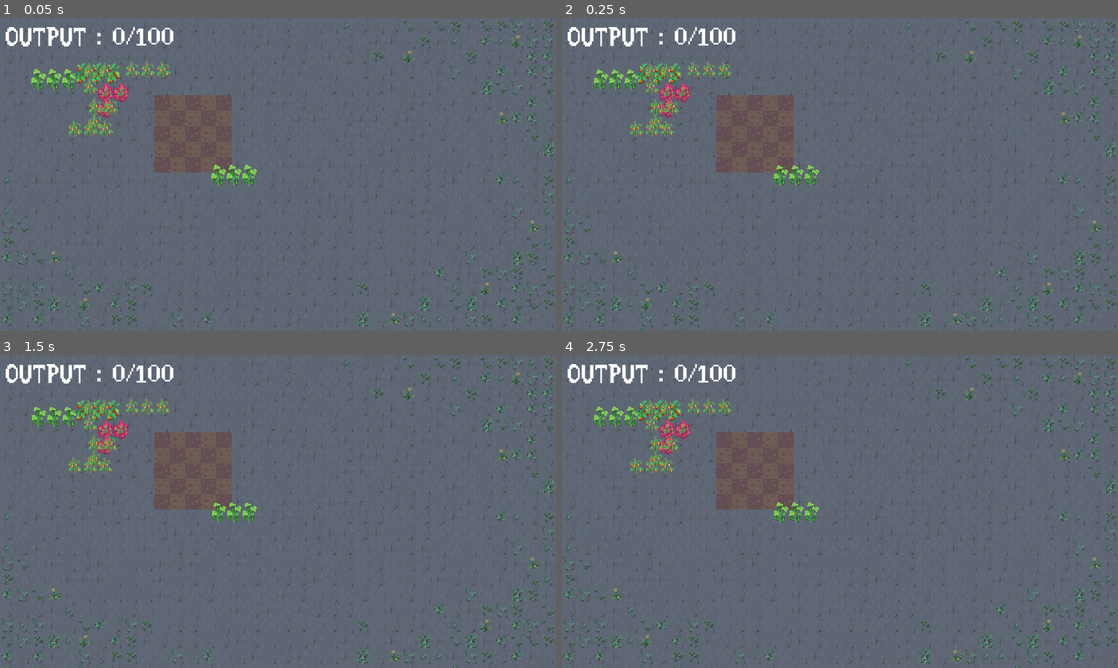
Above: before the commit, frames 1-4 (two rows, left to right).
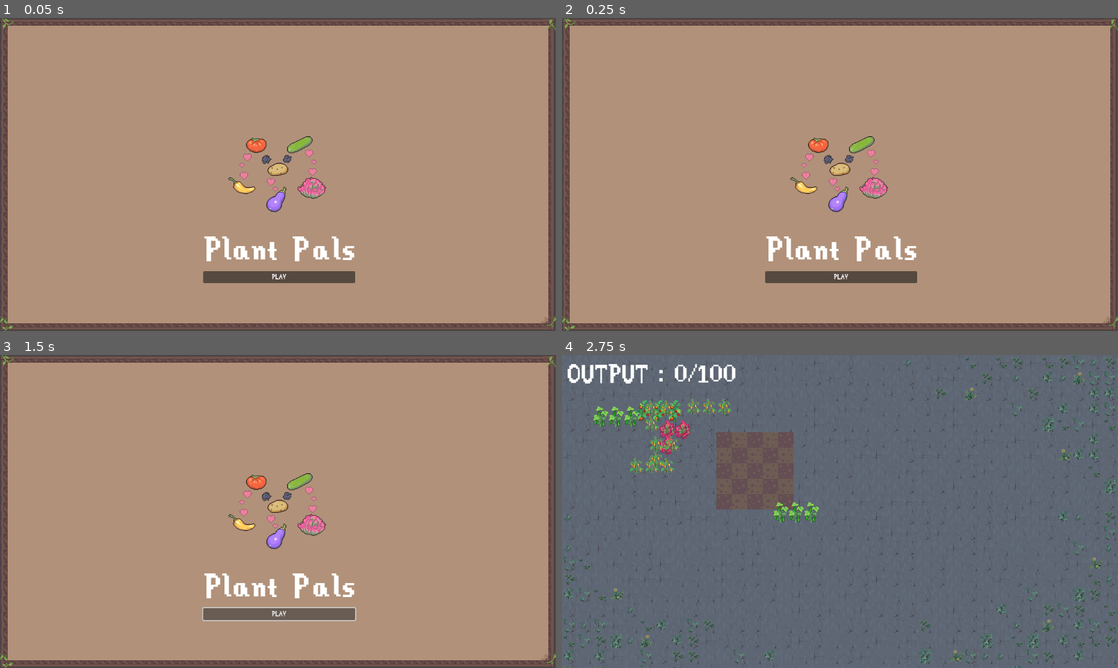
Above: after the commit, the same moments.

Repository: Ihmayor/Growup_GameJam_2025
Game: Godot game, scene res://scenes/start_scene.tscn
The game is run twice, just before and just after one commit, with the same random seed, the same clock (stepped at 60 frames per second) and the same inputs. Before the commit the project starts from res://main_garden.tscn. Sound files missing from this copy of the repository are replaced by a short silence.
Inputs (mouse positions are in pixels of both pictures, inside the frame that each line leads up to):
- Up to frame 1 (0.05 s): no input
- Up to frame 2 (0.25 s): no input
- Up to frame 3 (1.5 s): click (278, 614) at 0.5 s, where only the run after the commit has a clickable "PLAY"; click (278, 614) at 1.25 s, where only the run after the commit has a clickable "PLAY"
- Up to frame 4 (2.75 s): move the mouse to (962, 495) at 2.02 s; hold E (rotate_right) from 2.03 s (still down); hold Right mouse button (Shovel) from 2.03 s (still down)

The runs differ from the first frame. In frame 1, 100% of the frame differs, in the area x 0-100%, y 0-100%; in frame 2, 100%; in frame 3, 100%; in frame 4, nothing differs.

Commit message:
It has a loop. it has controls and links to vancouver community food networks

Diff:
--- a/grow_up_game_jam_2025/GameManager.gd
+++ b/grow_up_game_jam_2025/GameManager.gd
@@ -9,6 +9,7 @@
 
 func _init() -> void:
 	triggered_next_level = false
+	install_sounds(self)
 
 func _ready() -> void:
 	music.play_music()
@@ -140,3 +141,12 @@
 
 func _on_garden_lock_in_plant() -> void:
 	calculate_plant_total()
+
+#Register sounds for every relevant signal for every found button
+func install_sounds(node :Node):
+	for i in node.get_children():
+		if i is Button:
+			i.pressed.connect(func(): $ButtonSFX.play())
+
+		#recursive call
+		install_sounds(i)
--- a/grow_up_game_jam_2025/GameMusicManager.gd
+++ b/grow_up_game_jam_2025/GameMusicManager.gd
@@ -5,10 +5,10 @@
 
 func play_music():
 	stop_music()
-	get_child(0).play()
 	if level.phase >= get_children().size():
 		on_game_finish.emit()
 		return
+	get_child(0).play()
 	for i in range(1, level.phase):
 		get_child(i).play()
 		print("play next phase")
--- a/grow_up_game_jam_2025/failure.gd
+++ b/grow_up_game_jam_2025/failure.gd
@@ -3,5 +3,4 @@
 func _on_node_2d_on_final_plant_placed(success: bool) -> void:
 	visible = !success
 	if (visible):
-
 		$AudioStreamPlayer2D.play()
--- a/grow_up_game_jam_2025/main_garden.tscn
+++ b/grow_up_game_jam_2025/main_garden.tscn
@@ -13,20 +13,23 @@
 [ext_resource type="Resource" uid="uid://b7kpi1wb3pw1o" path="res://scripts/resources/plant_data/Cucumber.tres" id="8_dctw2"]
 [ext_resource type="Resource" uid="uid://o54fv0lu1jdf" path="res://scripts/resources/plant_data/Lettuce.tres" id="9_dmqpl"]
 [ext_resource type="AudioStream" uid="uid://bwlmaf7il8mdd" path="res://Assets/Sound/plant_Pickup_Place_Lockin sfx.mp3" id="9_kumjq"]
+[ext_resource type="AudioStream" uid="uid://deyl7qmqt0bb8" path="res://scenes/music.mp3" id="10_ncvn6"]
 [ext_resource type="Resource" uid="uid://bt73q2gq4s313" path="res://scripts/resources/plant_data/Eggplant.tres" id="11_dydl5"]
 [ext_resource type="Resource" uid="uid://dq021g682x5hl" path="res://scripts/resources/plant_data/Tomato.tres" id="12_c27d7"]
 [ext_resource type="Resource" uid="uid://1mdl623pu2h5" path="res://scripts/resources/plant_data/Pepper.tres" id="13_ikscu"]
 [ext_resource type="Resource" uid="uid://c4ujxhrs1k5b" path="res://scripts/resources/plant_data/Potato.tres" id="14_qkrya"]
-[ext_resource type="Script" path="res://failure.gd" id="15_c27d7"]
+[ext_resource type="Script" uid="uid://bm4t26lfhabcj" path="res://failure.gd" id="15_c27d7"]
 [ext_resource type="Script" uid="uid://bnc3q2l1ls658" path="res://success.gd" id="16_ikscu"]
-[ext_resource type="AudioStream" uid="uid://dligp6oglakul" path="res://Assets/Music/5PercussionNoFun.mp3" id="16_t5mjv"]
+[ext_resource type="AudioStream" uid="uid://r1gvxvxjc18m" path="res://Assets/sfx/Lose sfx.mp3" id="16_nk47d"]
 [ext_resource type="Script" uid="uid://bmk81xuy0ixi6" path="res://win.gd" id="18_bcb8b"]
+[ext_resource type="AudioStream" uid="uid://cgvhuhcdma1e5" path="res://Assets/sfx/new quota sfx.mp3" id="18_nk47d"]
 [ext_resource type="AudioStream" uid="uid://vns2uwiq0hgr" path="res://Assets/Music/1Bass.mp3" id="20_6ayxg"]
 [ext_resource type="Script" uid="uid://doypce0hcb2a7" path="res://GameMusicManager.gd" id="21_fguxh"]
 [ext_resource type="AudioStream" uid="uid://bpk1n6p4wpnyk" path="res://Assets/Music/2Chords.mp3" id="21_hfgs0"]
 [ext_resource type="AudioStream" uid="uid://bkme4sc1ksvm" path="res://Assets/Music/3Melody.mp3" id="22_rmsvx"]
 [ext_resource type="AudioStream" uid="uid://uec2j6uyxupo" path="res://Assets/Music/4Melody2.mp3" id="23_hfgs0"]
 [ext_resource type="AudioStream" uid="uid://ceel08lkxyv4" path="res://Assets/Music/5Percussion.mp3" id="24_rmsvx"]
+[ext_resource type="AudioStream" uid="uid://b4u4shg755le0" path="res://Assets/sfx/Select sfx.mp3" id="30_kh0gs"]
 
 [sub_resource type="AtlasTexture" id="AtlasTexture_dmqpl"]
 atlas = ExtResource("7_dctw2")
@@ -143,7 +146,7 @@
 text = "Try again?"
 
 [node name="AudioStreamPlayer2D" type="AudioStreamPlayer2D" parent="CanvasLayer/Failure"]
-stream = ExtResource("16_t5mjv")
+stream = ExtResource("16_nk47d")
 
 [node name="Success" type="Control" parent="CanvasLayer"]
 visible = false
@@ -193,6 +196,9 @@
 theme = ExtResource("5_0xhk5")
 theme_override_font_sizes/font_size = 60
 text = "Let's grow some more!"
+
+[node name="AudioStreamPlayer2D" type="AudioStreamPlayer2D" parent="CanvasLayer/Success"]
+stream = ExtResource("18_nk47d")
 
 [node name="Win" type="Control" parent="CanvasLayer"]
 visible = false
@@ -246,6 +252,9 @@
 theme_override_styles/normal = SubResource("StyleBoxFlat_fguxh")
 text = "Want to take this to the real world?"
 
+[node name="AudioStreamPlayer2D" type="AudioStreamPlayer2D" parent="CanvasLayer/Win"]
+stream = ExtResource("10_ncvn6")
+
 [node name="Concrete" type="TileMapLayer" parent="."]
 tile_map_data = PackedByteArray("AAACAAAAAAAIAAAAAAADAAAAAAAIAAAAAAAEAAAAAAAGAAAAAAAFAAAAAAAHAAAAAAAGAAAAAAAFAAAAAAAHAA …(28464 unchanged characters)…
 tile_set = ExtResource("7_vqwtp")
@@ -271,16 +280,22 @@
 
 [node name="AudioStreamPlayer2D2" type="AudioStreamPlayer2D" parent="GameMusic"]
 stream = ExtResource("21_hfgs0")
+volume_db = -0.5
 
 [node name="AudioStreamPlayer2D3" type="AudioStreamPlayer2D" parent="GameMusic"]
 stream = ExtResource("22_rmsvx")
+volume_db = -10.0
 
 [node name="AudioStreamPlayer2D4" type="AudioStreamPlayer2D" parent="GameMusic"]
 stream = ExtResource("23_hfgs0")
+volume_db = -0.5
 
 [node name="AudioStreamPlayer2D5" type="AudioStreamPlayer2D" parent="GameMusic"]
 stream = ExtResource("24_rmsvx")
 volume_db = -10.0
+
+[node name="ButtonSFX" type="AudioStreamPlayer2D" parent="."]
+stream = ExtResource("30_kh0gs")
 
 [connection signal="on_final_plant_placed" from="." to="CanvasLayer/Garden" method="_on_node_2d_on_final_plant_placed"]
 [connection signal="on_final_plant_placed" from="." to="CanvasLayer/Failure" method="_on_node_2d_on_final_plant_placed"]
--- a/grow_up_game_jam_2025/project.godot
+++ b/grow_up_game_jam_2025/project.godot
@@ -11,7 +11,7 @@
 [application]
 
 config/name="grow_up_game_jam_2025"
-run/main_scene="uid://crcpgigdfgcgt"
+run/main_scene="uid://cwfl87dqafasp"
 config/features=PackedStringArray("4.4", "GL Compatibility")
 config/icon="res://icon.svg"
 
--- a/grow_up_game_jam_2025/scripts/new_drag/Draggable.gd
+++ b/grow_up_game_jam_2025/scripts/new_drag/Draggable.gd
@@ -101,7 +101,6 @@
 #Prevents old positions from blocking new positions if you wanted to rotate or just shift it over
 func toggle_mouse_filter(is_ignore:bool):
 	var all_control = get_children().filter(func(n): return n is Control)
-	print(all_control)
 	if is_ignore:
 		mouse_filter = Control.MOUSE_FILTER_IGNORE
 		for img:Control in all_control:
--- a/grow_up_game_jam_2025/scripts/new_drag/new_curve.tscn
+++ b/grow_up_game_jam_2025/scripts/new_drag/new_curve.tscn
@@ -54,17 +54,17 @@
 [node name="ControlCoverage" type="Control" parent="."]
 anchors_preset = 0
 offset_left = -11.0
-offset_top = -33.0
+offset_top = -20.0
 offset_right = 12.0
-offset_bottom = 38.0
+offset_bottom = 50.0
 mouse_filter = 1
 
 [node name="ControlCoverage2" type="Control" parent="."]
 anchors_preset = 0
 offset_left = -14.0
-offset_top = -35.0
+offset_top = -21.0
 offset_right = 44.0
-offset_bottom = 2.0
+offset_bottom = 16.0
 mouse_filter = 1
 
 [node name="Area2D" type="Area2D" parent="."]
@@ -94,5 +94,5 @@
 shape = SubResource("CircleShape2D_lrb64")
 
 [node name="CollisionShape2D3" type="CollisionShape2D" parent="PlantCollisionArea"]
-position = Vector2(-14, 17)
+position = Vector2(-16, 17)
 shape = SubResource("CircleShape2D_lrb64")
--- a/grow_up_game_jam_2025/scripts/new_drag/new_line.tscn
+++ b/grow_up_game_jam_2025/scripts/new_drag/new_line.tscn
@@ -53,9 +53,9 @@
 layout_mode = 3
 anchors_preset = 0
 offset_left = -42.0
-offset_top = -33.0
+offset_top = -28.0
 offset_right = 42.0
-offset_bottom = 2.0
+offset_bottom = 13.0
 mouse_filter = 1
 
 [node name="Area2D" type="Area2D" parent="."]
--- a/grow_up_game_jam_2025/success.gd
+++ b/grow_up_game_jam_2025/success.gd
@@ -2,6 +2,8 @@
 
 func _on_node_2d_on_final_plant_placed(success: bool) -> void:
 	visible = success
+	if success:
+		$AudioStreamPlayer2D.play()
 
 func _on_button_pressed() -> void:
 	visible = false
--- a/grow_up_game_jam_2025/win.gd
+++ b/grow_up_game_jam_2025/win.gd
@@ -5,3 +5,4 @@
 
 func _on_game_music_on_game_finish() -> void:
 	visible = true
+	$AudioStreamPlayer2D.play()
Not shown, changed: grow_up_game_jam_2025/export_presets.cfg
Not shown: 1 places in grow_up_game_jam_2025/main_garden.tscn that only renumber resources
